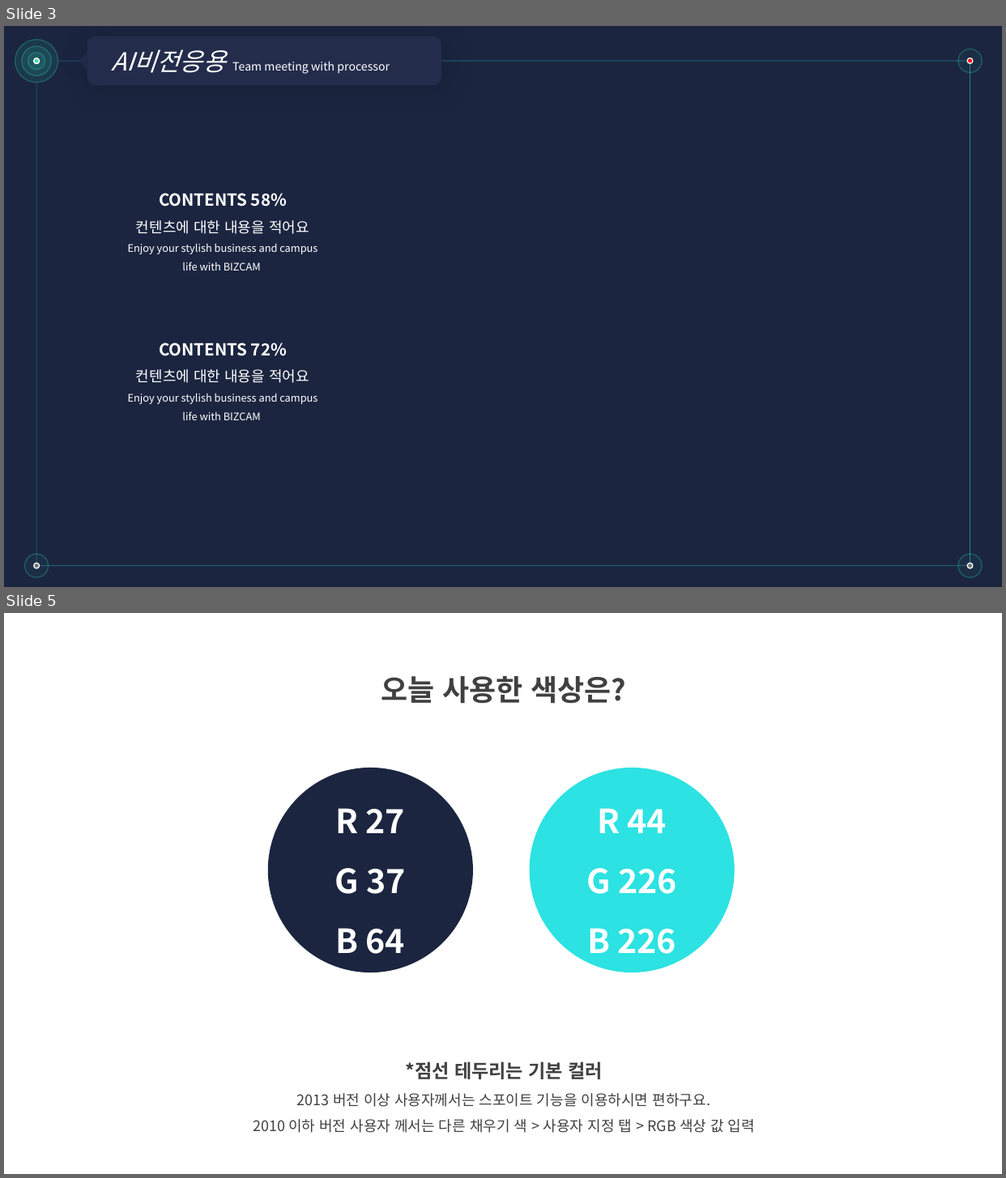
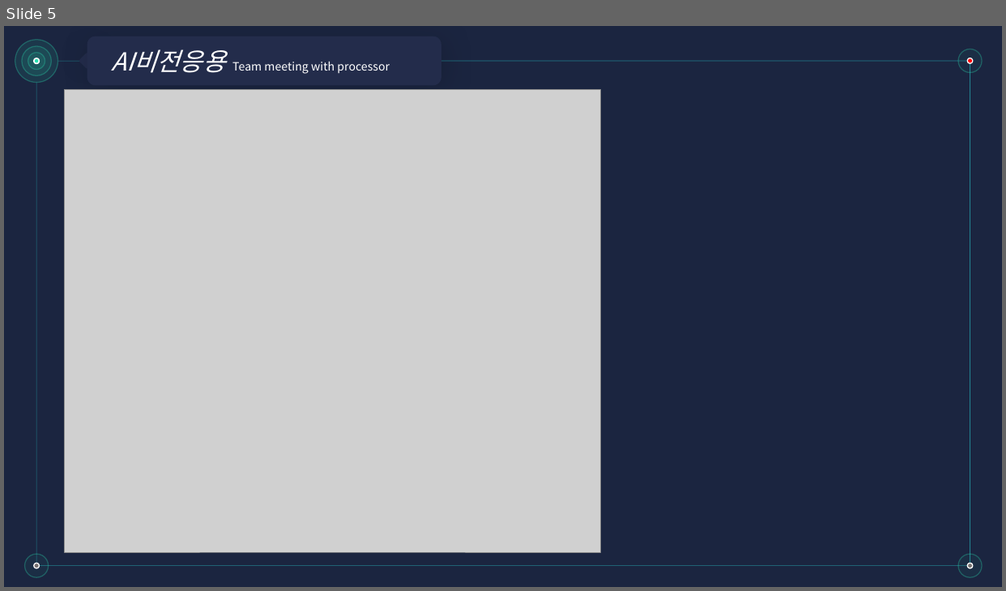
Before and after one commit to dandeeAndy/AI_Vision_application, a slide deck: 팀플/9월27일발표ppt.pptx. Shown one above the other, each under a label of ours: slides 3 and 5 before the commit, slide 5 after it; the slides between them are not shown. The pictures are 1006x1178 and 1006x591 pixels, drawn with LibreOffice and Linux fonts; fonts in the diff are those of the drawing; grey boxes stand for pictures. Boxes give left, top, right and bottom in pixels: in the first picture for what was removed or moved away, otherwise in the second. Text is boxed around its words. In the diff, an @@ line names an element or a change of style, - is before the commit and + after.

```diff
--- a/팀플/9월27일발표ppt.pptx
+++ b/팀플/9월27일발표ppt.pptx
@@ slide 5 removed at bbox=[4, 613, 1002, 1174], background #FFFFFF @@
@@ text removed at bbox=[381, 676, 627, 703] @@
-오늘 사용한 색상은?
@@ ellipse removed at bbox=[268, 768, 473, 973] @@
-R 27
-G 37
-B 64
@@ ellipse removed at bbox=[530, 768, 735, 973] @@
-R 44
-G 226
-B 226
@@ text removed at bbox=[253, 1062, 755, 1133] @@
-*점선 테두리는 기본 컬러
-2013 버전 이상 사용자께서는 스포이트 기능을 이용하시면 편하구요.
-2010 이하 버전 사용자 께서는 다른 채우기 색 > 사용자 지정 탭 > RGB 색상 값 입력
@@ what was slide 3 is now slide 5 @@
@@ slide 5 changed as well @@
@@ picture added at bbox=[65, 90, 601, 553] @@
@@ text removed at bbox=[128, 193, 317, 271] @@
-CONTENTS 58%
-컨텐츠에 대한 내용을 적어요
-Enjoy your stylish business and campus life with BIZCAM
@@ text removed at bbox=[128, 343, 317, 420] @@
-CONTENTS 72%
-컨텐츠에 대한 내용을 적어요
-Enjoy your stylish business and campus life with BIZCAM
```
Also in this commit, not shown: 3 other slides changed, 5 slides added, 3 other files.
